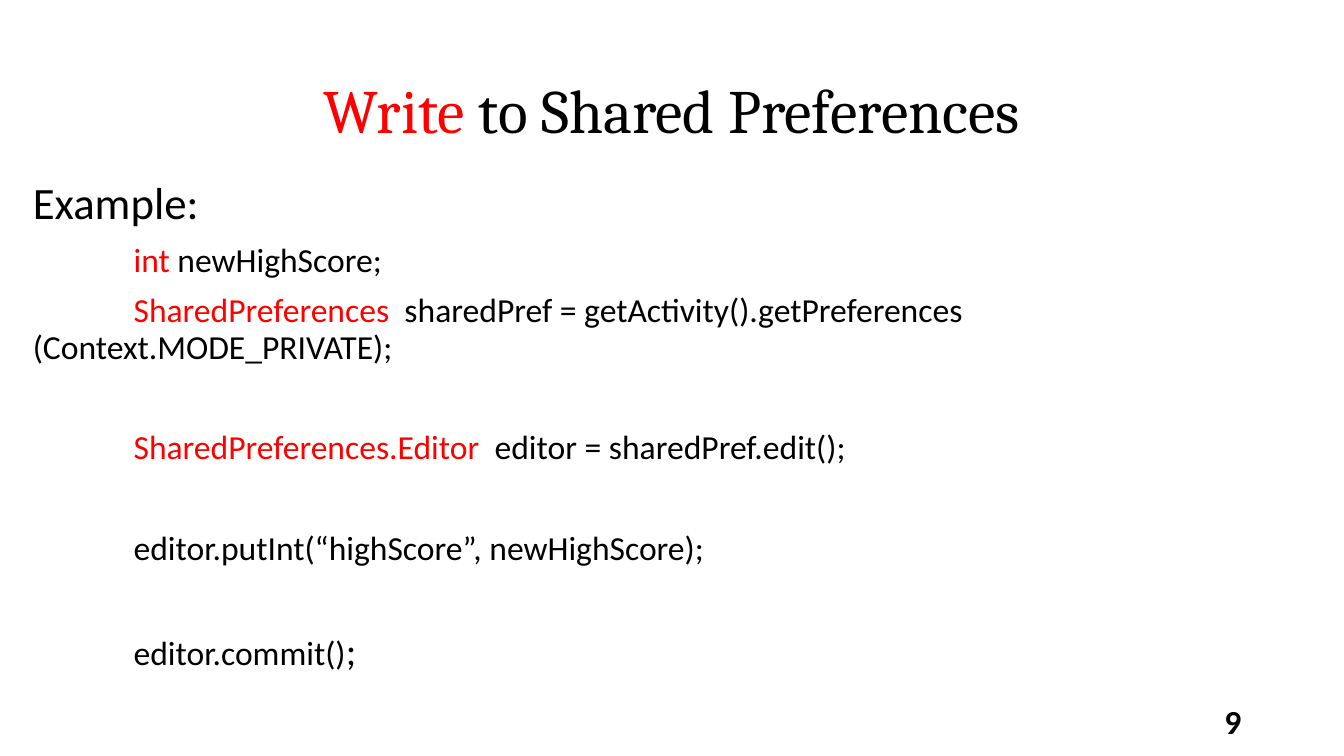
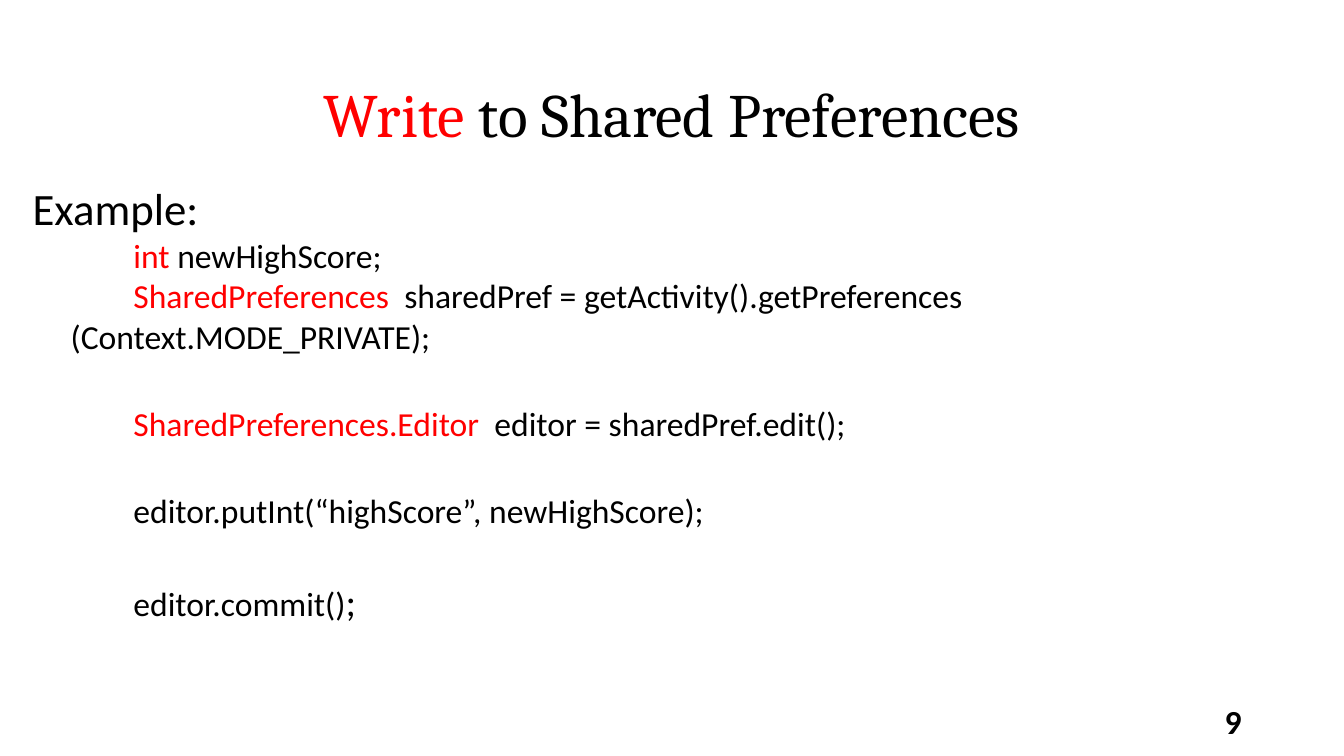
Before and after one commit to varanee/Course, a slide deck: slide 9 of Mobile_App_Dev/Week5/Lec5.pptx. Drawn at 1344x756 pixels with LibreOffice and Linux fonts; fonts in the diff are those of the drawing. Boxes give left, top, right and bottom in pixels: in the first picture for what was removed or moved away, otherwise in the second. Text is boxed around its words. In the diff, an @@ line names an element or a change of style, - is before the commit and + after.

```diff
--- a/Mobile_App_Dev/Week5/Lec5.pptx
+++ b/Mobile_App_Dev/Week5/Lec5.pptx
@@ text "Write to Shared Preferences" at (x1=324, y1=93, x2=1019, y2=138): line spacing 0.9 to 1 @@
@@ text at (x1=33, y1=194, x2=846, y2=621): line spacing 0.9 to 1; less space between paragraphs @@
@@ text at (x1=71, y1=283, x2=962, y2=354): text changed @@
-SharedPreferences sharedPref = getActivity().getPreferences (Context.MODE_PRIVATE);
+SharedPreferences sharedPref = getActivity().getPreferences
+(Context.MODE_PRIVATE);
```
Also in this commit, not shown: 18 other slides changed, 52 other files.
